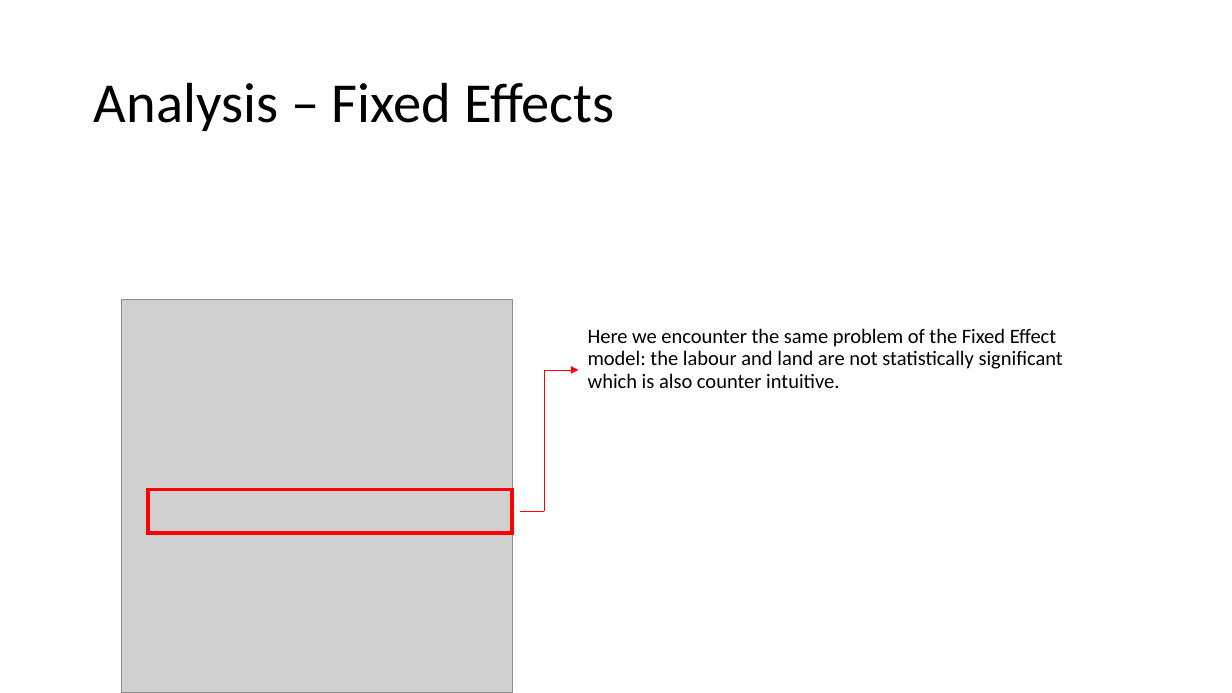
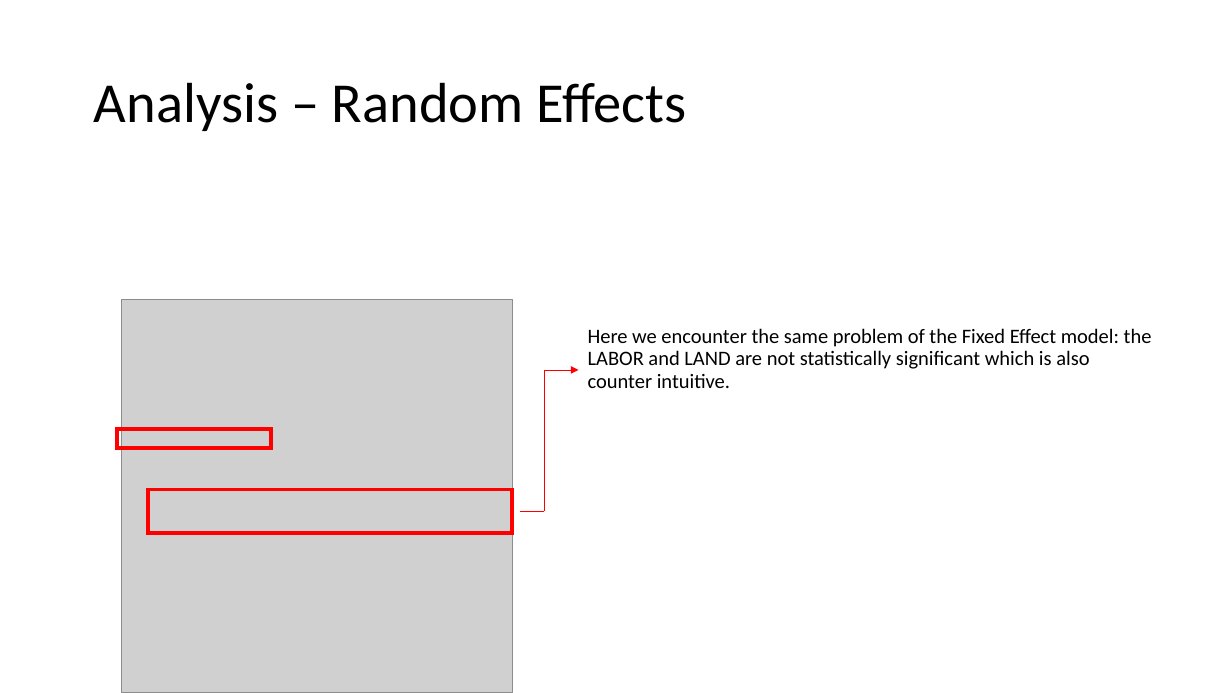
Before and after one commit to peppusnight/policy_evaluation, a slide deck: slide 10 of 20211001_policy.pptx (slide 9 before the commit). Drawn at 1232x693 pixels with LibreOffice and Linux fonts; fonts in the diff are those of the drawing; grey boxes stand for pictures. Boxes give left, top, right and bottom in pixels: in the first picture for what was removed or moved away, otherwise in the second. Text is boxed around its words. In the diff, an @@ line names an element or a change of style, - is before the commit and + after.

```diff
--- a/20211001_policy.pptx
+++ b/20211001_policy.pptx
@@ title at (94, 82, 687, 131): text changed @@
-Analysis – Fixed Effects
+Analysis – Random Effects
@@ text at (588, 328, 1152, 388): text changed @@
-Here we encounter the same problem of the Fixed Effect model: the labour and land are not statistically significant which is also counter intuitive.
+Here we encounter the same problem of the Fixed Effect model: the LABOR and LAND are not statistically significant which is also counter intuitive.
@@ rectangle added at (116, 429, 271, 448), outline #FF0000 3 pt @@
```
Also in this commit, not shown: 4 other slides changed, 2 slides added, 1 other file.
